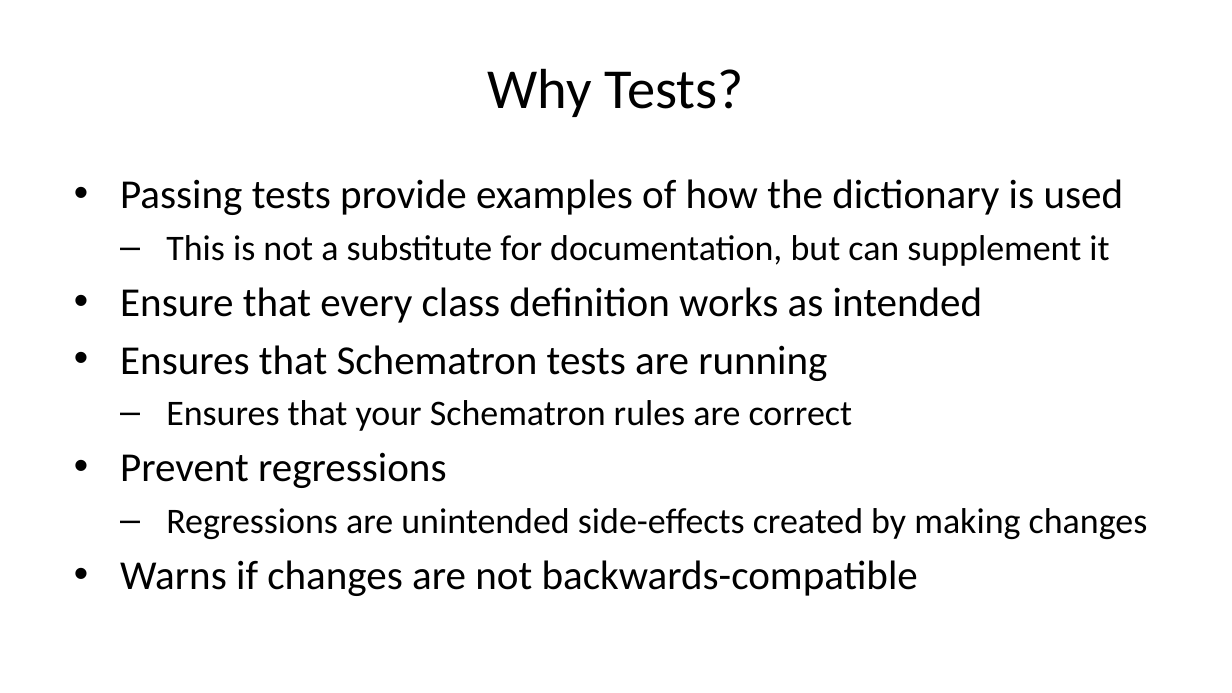
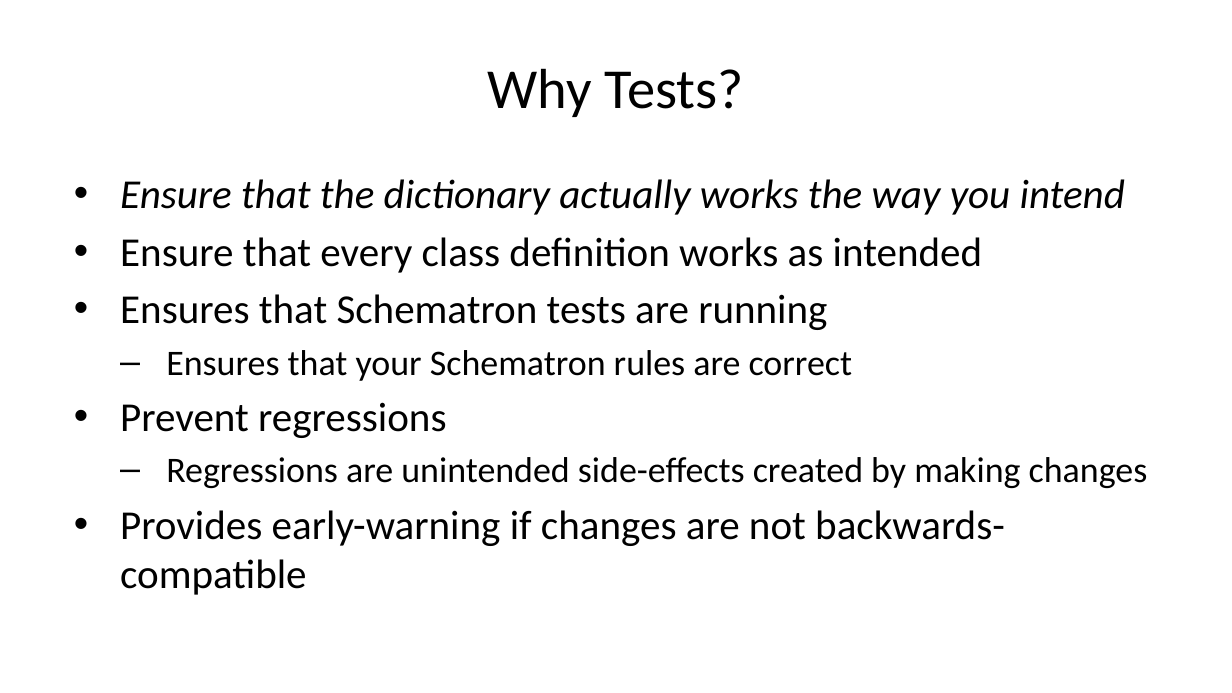
Before and after one commit to sbn-psi/dmsp, a slide deck: slide 2 of LDDTesting/stone-LDDTestingOverview.pptx. Drawn at 1232x693 pixels with LibreOffice and Linux fonts; fonts in the diff are those of the drawing. Boxes give left, top, right and bottom in pixels: in the first picture for what was removed or moved away, otherwise in the second. Text is boxed around its words. In the diff, an @@ line names an element or a change of style, - is before the commit and + after.

```diff
--- a/LDDTesting/stone-LDDTestingOverview.pptx
+++ b/LDDTesting/stone-LDDTestingOverview.pptx
@@ text at <box>120,179,1125,215</box>: text changed; size 21 to 24 pt; italic on @@
-• Passing tests provide examples of how the dictionary is used
-  – This is not a substitute for documentation, but can supplement it
+• Ensure that the dictionary actually works the way you intend
@@ text at <box>120,510,1005,595</box>: text changed @@
-• Warns if changes are not backwards-compatible
+• Provides early-warning if changes are not backwards-compatible
```
Also in this commit, not shown: 1 slide added, 2 other files.
